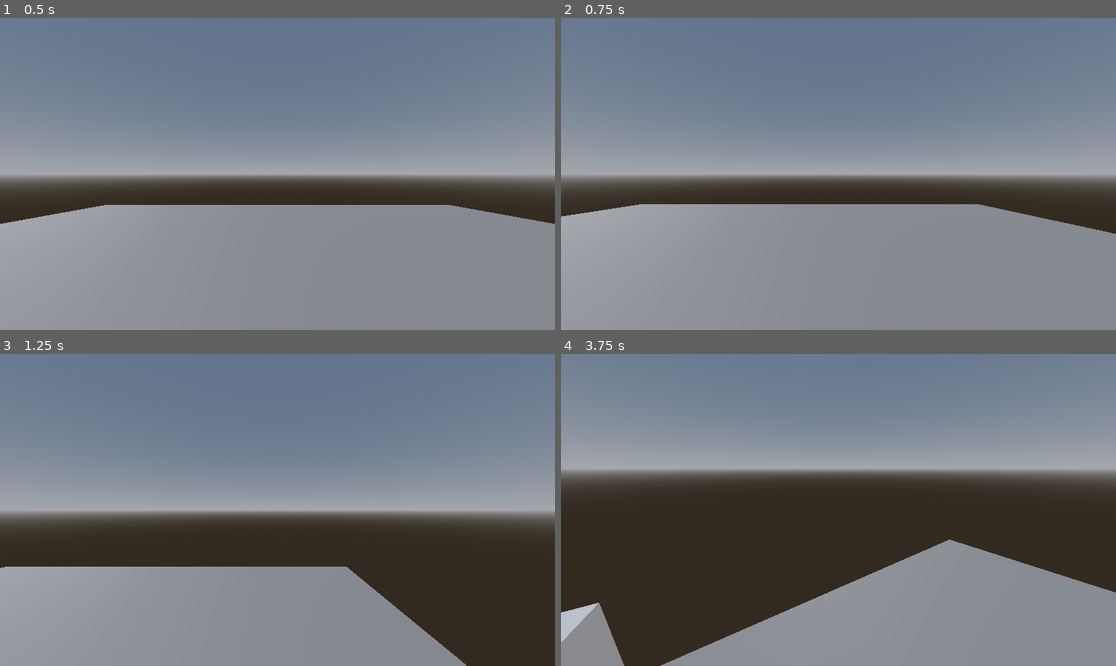
Above: before the commit, frames 1-4 (two rows, left to right).
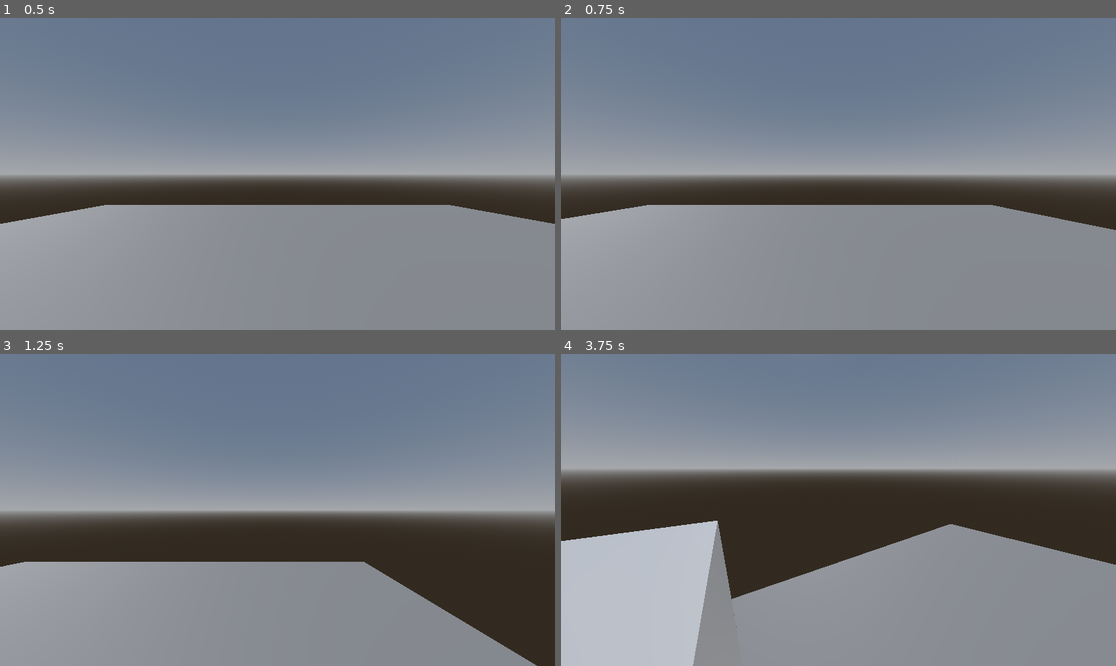
Above: after the commit, the same moments.

Repository: HumboShot/shooter
Game: Godot game, scene res://DevWorld.tscn
The game is run twice, just before and just after one commit, with the same random seed, the same clock (stepped at 60 frames per second) and the same inputs.
Inputs (mouse positions are in pixels of both pictures, inside the frame that each line leads up to):
- Up to frame 1 (0.5 s): no input
- Up to frame 2 (0.75 s): move the mouse to (960, 158) at 0.52 s; hold D (right) from 0.53 s (still down); hold Shift (sprint) from 0.53 s (still down); click (960, 158) at 0.67 s
- Up to frame 3 (1.25 s): keep holding D (right); keep holding Shift (sprint); tap Space (jump) at 0.77 s
- Up to frame 4 (3.75 s): move the mouse to (810, 510) at 1.27 s; release D (right) at 1.28 s; release Shift (sprint) at 1.28 s; hold W (up) from 1.28 s (still down); tap Shift (sprint) at 1.35, 2.85 s; tap Space (jump) at 1.52, 3.02 s; move the mouse to (849, 503) at 2.02 s; hold Shift (sprint) 2.03-2.78 s; move the mouse to (832, 516) at 2.77 s; move the mouse to (877, 513) at 3.52 s; hold Shift (sprint) from 3.53 s (still down)

Frame 1 is identical in both runs. In frame 2, 0.5% of the frame differs, in the area x 0-100%, y 59-70%; in frame 3, 3.7%; in frame 4, 18%, in the area x 0-100%, y 53-100%.

Commit message:
Added friction handling

Diff:
--- a/src/FPSController/fps_controller.gd
+++ b/src/FPSController/fps_controller.gd
@@ -5,8 +5,13 @@
 @export var look_sensitivity : float = 0.006
 @export var jump_velocity := 6.0
 @export var auto_bhop := true
+
+# Ground movement settings
 @export var walk_speed := 7.0
 @export var sprint_speed := 8.5
+@export var ground_accel := 14.0
+@export var ground_decel := 10.0
+@export var ground_friction := 6.0
 
 # Air movement settings
 @export var air_cap := 0.85
@@ -43,8 +48,20 @@
 	pass
 
 func _handle_ground_physics(delta) -> void:
-	self.velocity.x = wish_dir.x * get_move_speed()
-	self.velocity.z = wish_dir.z * get_move_speed()
+	var cur_speed_in_wish_dir = self.velocity.dot(wish_dir)
+	var add_speed_till_cap = get_move_speed() - cur_speed_in_wish_dir
+	if add_speed_till_cap > 0:
+		var accel_speed = ground_accel * delta * get_move_speed()
+		accel_speed = min(accel_speed, add_speed_till_cap)
+		self.velocity += accel_speed * wish_dir
+
+	# Apply friction
+	var control = max(self.velocity.length(), ground_decel)
+	var drop = control * ground_friction * delta
+	var new_speed = max(self.velocity.length() - drop, 0.0)
+	if self.velocity.length():
+		new_speed /= self.velocity.length()
+	self.velocity *= new_speed
 
 	_headbob_effect(delta)
 
